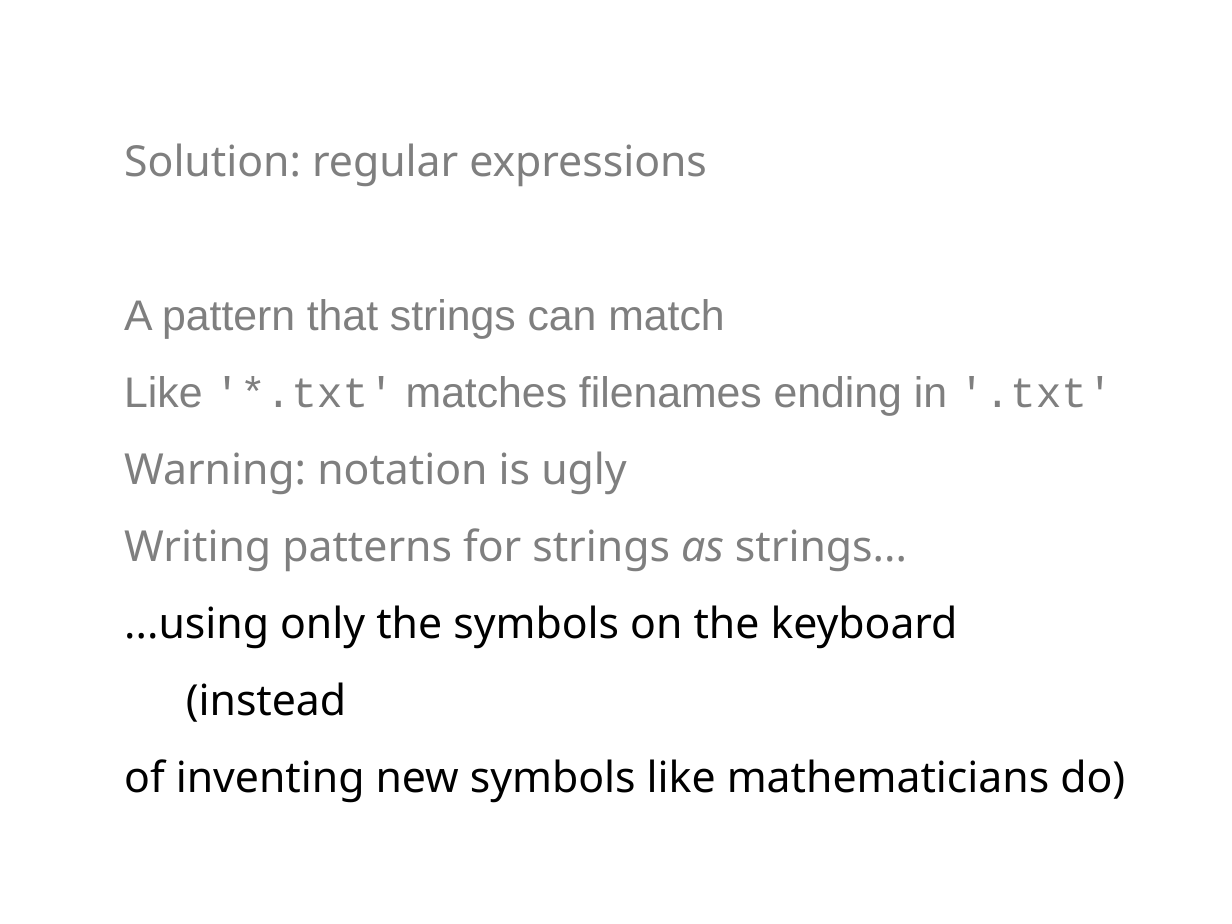
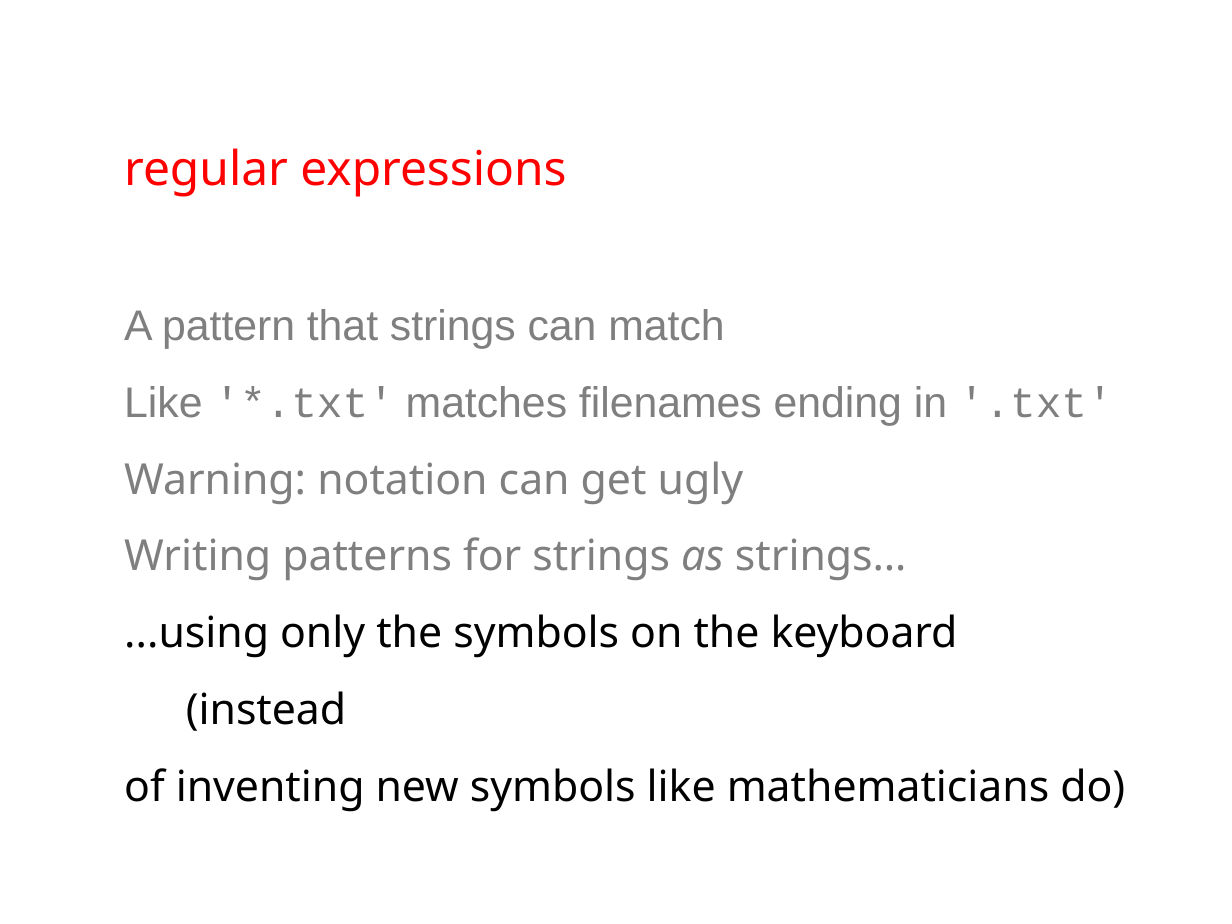
Before and after one commit to swcarpentry/DEPRECATED-boot-camps, a slide deck: slide 6 of regex/RegExEJM.pptx. Drawn at 1232x924 pixels with LibreOffice and Linux fonts; fonts in the diff are those of the drawing. Boxes give left, top, right and bottom in pixels: in the first picture for what was removed or moved away, otherwise in the second. Text is boxed around its words. In the diff, an @@ line names an element or a change of style, - is before the commit and + after.

```diff
--- a/regex/RegExEJM.pptx
+++ b/regex/RegExEJM.pptx
@@ text at bbox=[124, 148, 566, 197]: text changed; size 25 to 28 pt; text colour #7F7F7F to #FF0000 @@
-Solution: regular expressions
+regular expressions
@@ text at bbox=[124, 461, 907, 580]: text changed @@
-Warning: notation is ugly
-Writing patterns for strings as strings...
+Warning: notation can get ugly
+Writing patterns for strings as strings…
```
Also in this commit, not shown: 5 other slides changed, 2 slides added, 2 other files.
